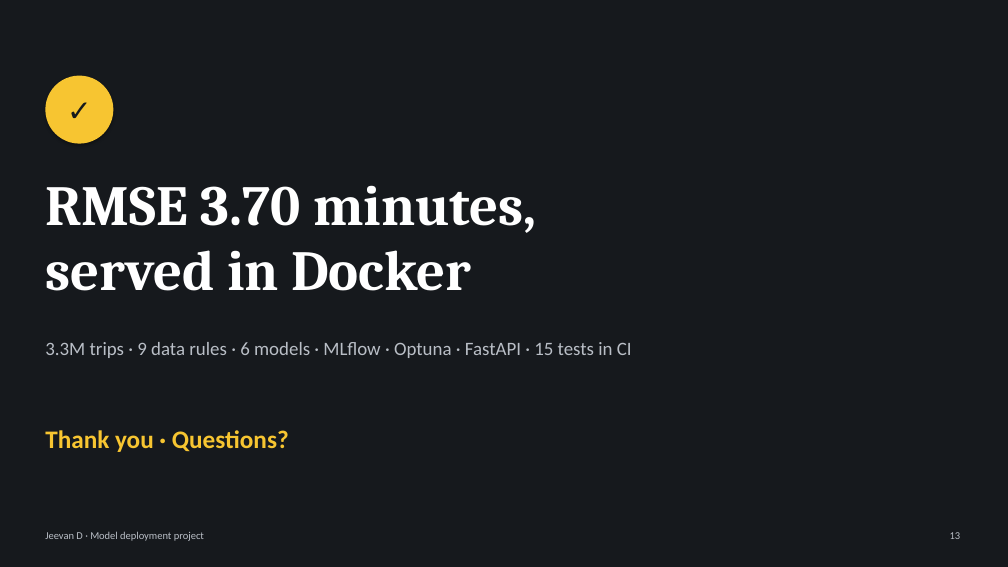
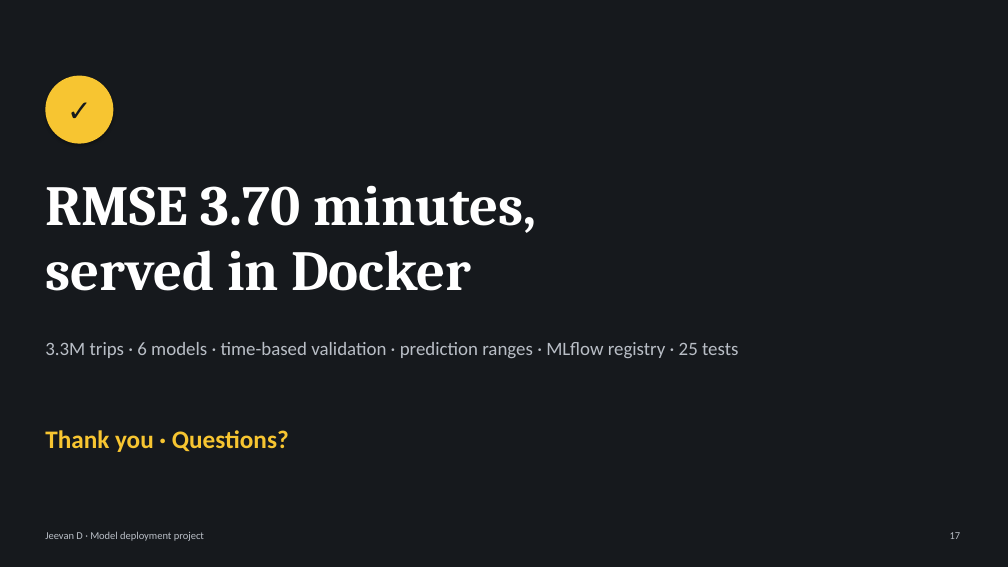
Before and after one commit to jeevan516/model-deployment-project, a slide deck: slide 17 of presentation/model-deployment-project.pptx (slide 13 before the commit). Drawn at 1008x567 pixels with LibreOffice and Linux fonts; fonts in the diff are those of the drawing. Boxes give left, top, right and bottom in pixels: in the first picture for what was removed or moved away, otherwise in the second. Text is boxed around its words. In the diff, an @@ line names an element or a change of style, - is before the commit and + after.

Commit message:
Implement the 'more time' answers: time-based validation, multi-month training and drift check, prediction ranges, MLflow registry serving, daily monitoring; deck 17 slides

```diff
--- a/presentation/model-deployment-project.pptx
+++ b/presentation/model-deployment-project.pptx
@@ text at bbox=[45, 342, 738, 358]: text changed @@
-3.3M trips · 9 data rules · 6 models · MLflow · Optuna · FastAPI · 15 tests in CI
+3.3M trips · 6 models · time-based validation · prediction ranges · MLflow registry · 25 tests
```
Also in this commit, not shown: 5 other slides changed, 4 slides added, 16 other files.
